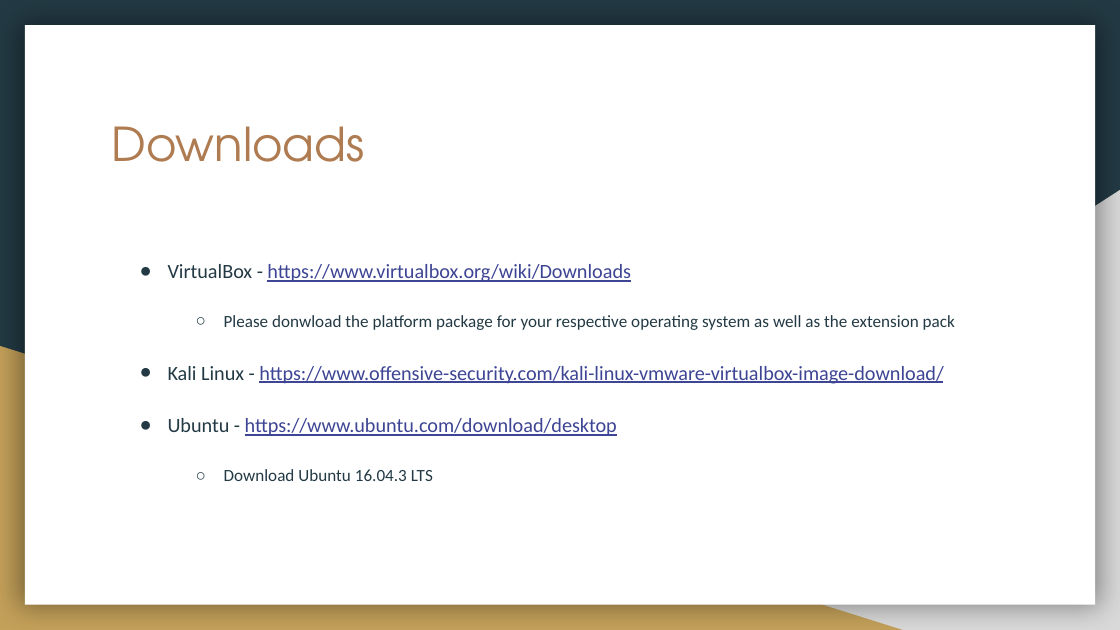
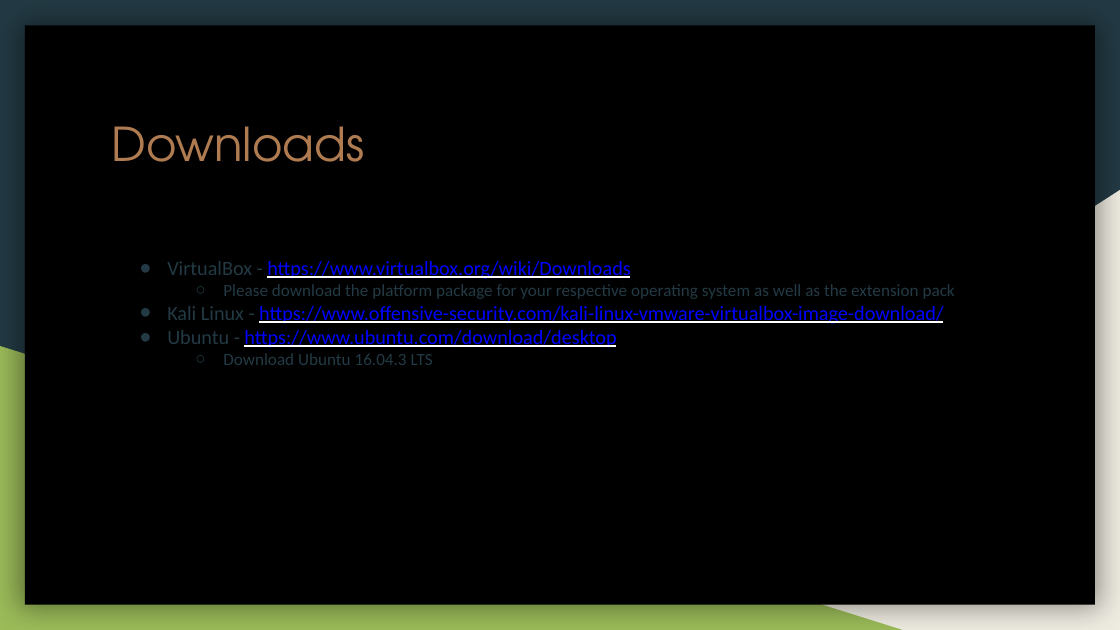
Before and after one commit to UMBCCyberDawgs/meeting-resources, a slide deck: slide 7 of fall-2017/Virtualization and VMs.pptx. Drawn at 1120x630 pixels with LibreOffice and Linux fonts; fonts in the diff are those of the drawing. Boxes give left, top, right and bottom in pixels: in the first picture for what was removed or moved away, otherwise in the second. Text is boxed around its words. In the diff, an @@ line names an element or a change of style, - is before the commit and + after.

Commit message:
fixed typo

```diff
--- a/fall-2017/Virtualization and VMs.pptx
+++ b/fall-2017/Virtualization and VMs.pptx
@@ rectangle at [25,26,1095,605]: fill #FFFFFF to #000000 @@
@@ right triangle at [439,190,1120,630]: fill #D9D9D9 to #EEECE1 @@
@@ text at [167,261,943,365]: text colour #3D4594 to #0000FF in "https://www.virtualbox.org/wiki/Downloads", "https://www.offensive-security.com/kali-linux-vmware-virtual ...", "https://www.ubuntu.com/download/desktop"; line spacing 1.15 to 1; less space between paragraphs @@
@@ text at [223,284,955,299]: text changed @@
-  ○ Please donwload the platform package for your respective operating system as well as the extension pack
+  ○ Please download the platform package for your respective operating system as well as the extension pack
@@ right triangle at [0,346,903,630]: fill #C4A15A to #9BBB59 @@
```
Also in this commit, not shown: 8 other slides changed.
